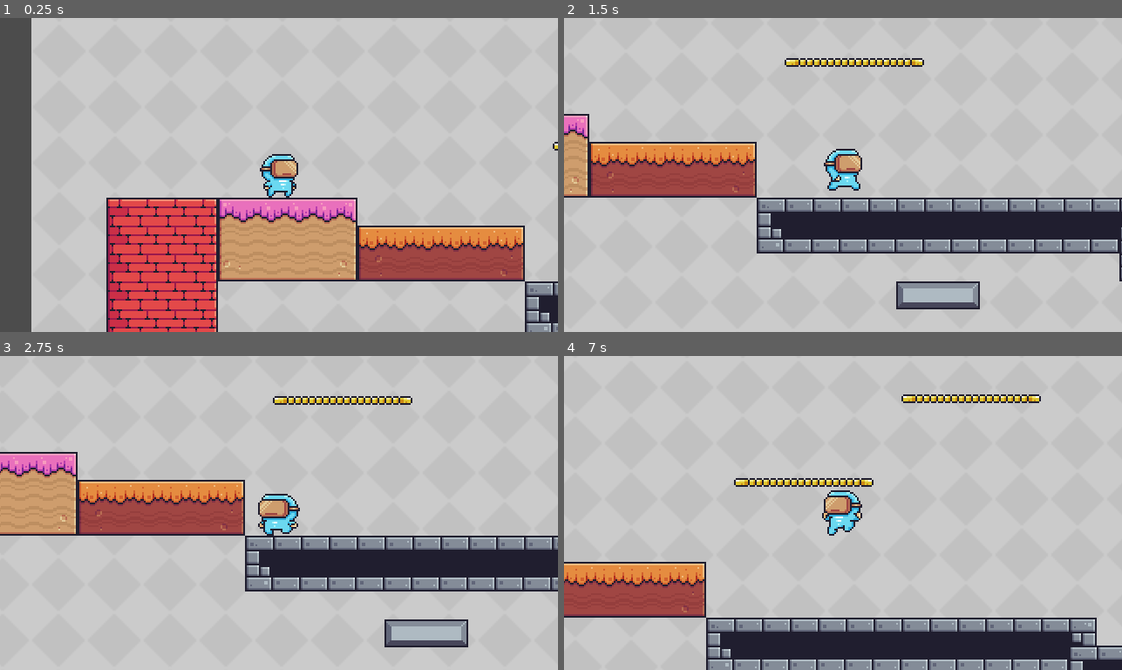
Above: before the commit, frames 1-4 (two rows, left to right).
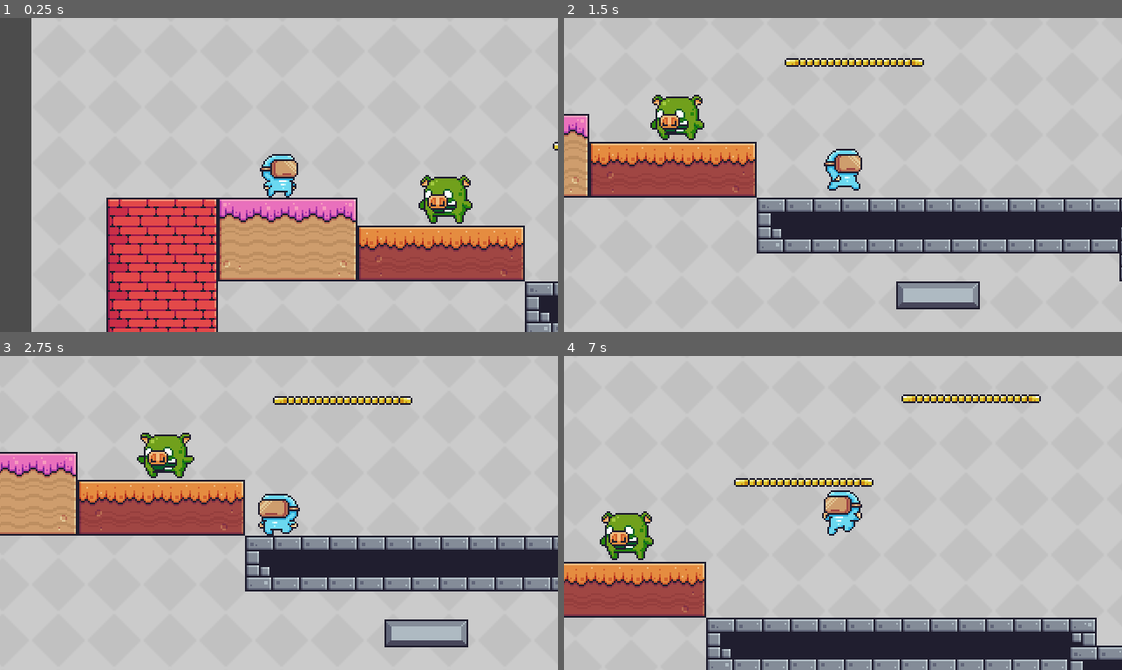
Above: after the commit, the same moments.

Repository: oucar/437-final
Game: Godot game, scene res://Levels/Level1.tscn
Same seed, same stepped clock (60 frames per second), same inputs: the game is played once before the commit and once after it.
Inputs:
- Up to frame 1 (0.25 s): no input
- Up to frame 2 (1.5 s): hold D (right) from 0.53 s (still down); tap Space (jump) at 0.77 s
- Up to frame 3 (2.75 s): tap Space (jump) at 1.52 s; release D (right) at 2.03 s; hold A (left) from 2.03 s (still down)
- Up to frame 4 (7 s): release A (left) at 2.78 s; hold D (right) 2.78-4.28 s; tap Space (jump) at 3.02, 3.77, 4.52, 6.02, 6.77 s; hold A (left) 4.28-5.03 s; hold D (right) 5.03-5.78 s; hold A (left) from 5.78 s (still down)

The runs differ from the first frame. In frame 1, 1.1% of the frame differs, in the area x 75-85%, y 50-66%; in frame 2, 1.1%; in frame 3, 1.1%; in frame 4, 1.1%.
Error after the commit: Invalid get index 'gravity' (on base: 'Node (GameSettings.gd)'). (res://Characters/Enemies/AngryPig.gd:23)

Commit message:
Angry Pig initial settings

Diff:
--- /dev/null
+++ b/Characters/Enemies/AngryPig.gd
@@ -0,0 +1,47 @@
+extends KinematicBody2D
+
+# Waypoints
+export(Array, NodePath) var waypoints
+export(float) var MOVE_SPEED = 200
+export(float) var RUN_SPEED = 300
+export(int) var STARTING_WAYPOINT = 0
+export(float) var WAYPOINT_ARRIVED_DISTANCE = 10
+
+var waypoint_index = 0 setget set_waypoint_index
+var waypoint_position
+var velocity = Vector2.ZERO
+
+# function that runs when game starts
+func _ready():
+	self.waypoint_index = STARTING_WAYPOINT
+
+func _physics_process(delta):
+	var direction = self.position.direction_to(waypoint_position)
+	var direction_horizontal = abs(self.position.x) - abs(waypoint_position.x)
+
+	if(direction_horizontal >= WAYPOINT_ARRIVED_DISTANCE):
+		velocity = Vector2(
+			# 200, -200 or 0
+			MOVE_SPEED * sign(direction.x),
+			min(velocity.y + GameSettings.gravity, GameSettings.terminal_velocity)
+		)
+
+		move_and_slide(velocity, Vector2.UP)
+
+	else:
+		# current amount of waypoints
+		var num_waypoints = waypoints.size()
+
+		# loop through the waypoints array until we get to the starting point
+		if(waypoint_index < num_waypoints-1):
+			self.waypoint_index += 1
+
+		else:
+			self.waypoint_index = 0
+
+
+
+# SET WAYPOINTS
+func set_waypoint_index(value):
+	waypoint_index = value
+	waypoint_position = get_node(waypoints[value]).position
--- a/Characters/Enemies/AngryPig.tscn
+++ b/Characters/Enemies/AngryPig.tscn
@@ -1,243 +1,197 @@
-[gd_scene load_steps=54 format=2]
+[gd_scene load_steps=55 format=2]
 
 [ext_resource path="res://Assets/Enemies/AngryPig/Walk (36x30).png" type="Texture" id=1]
 [ext_resource path="res://Assets/Enemies/AngryPig/Idle (36x30).png" type="Texture" id=2]
 [ext_resource path="res://Assets/Enemies/AngryPig/Run (36x30).png" type="Texture" id=3]
 [ext_resource path="res://Assets/Enemies/AngryPig/Hit 2 (36x30).png" type="Texture" id=4]
 [ext_resource path="res://Assets/Enemies/AngryPig/Hit 1 (36x30).png" type="Texture" id=5]
+[ext_resource path="res://Characters/Enemies/AngryPig.gd" type="Script" id=6]
 
 [sub_resource type="AtlasTexture" id=1]
-flags = 4
 atlas = ExtResource( 1 )
 region = Rect2( 0, 0, 36, 30 )
 
 [sub_resource type="AtlasTexture" id=2]
-flags = 4
 atlas = ExtResource( 1 )
 region = Rect2( 36, 0, 36, 30 )
 
 [sub_resource type="AtlasTexture" id=3]
-flags = 4
 atlas = ExtResource( 1 )
 region = Rect2( 72, 0, 36, 30 )
 
 [sub_resource type="AtlasTexture" id=4]
-flags = 4
 atlas = ExtResource( 1 )
 region = Rect2( 108, 0, 36, 30 )
 
 [sub_resource type="AtlasTexture" id=5]
-flags = 4
 atlas = ExtResource( 1 )
 region = Rect2( 144, 0, 36, 30 )
 
 [sub_resource type="AtlasTexture" id=6]
-flags = 4
 atlas = ExtResource( 1 )
 region = Rect2( 180, 0, 36, 30 )
 
 [sub_resource type="AtlasTexture" id=7]
-flags = 4
 atlas = ExtResource( 1 )
 region = Rect2( 216, 0, 36, 30 )
 
 [sub_resource type="AtlasTexture" id=8]
-flags = 4
 atlas = ExtResource( 1 )
 region = Rect2( 252, 0, 36, 30 )
 
 [sub_resource type="AtlasTexture" id=9]
-flags = 4
 atlas = ExtResource( 1 )
 region = Rect2( 288, 0, 36, 30 )
 
 [sub_resource type="AtlasTexture" id=10]
-flags = 4
 atlas = ExtResource( 1 )
 region = Rect2( 324, 0, 36, 30 )
 
 [sub_resource type="AtlasTexture" id=11]
-flags = 4
 atlas = ExtResource( 1 )
 region = Rect2( 360, 0, 36, 30 )
 
 [sub_resource type="AtlasTexture" id=12]
-flags = 4
 atlas = ExtResource( 1 )
 region = Rect2( 396, 0, 36, 30 )
 
 [sub_resource type="AtlasTexture" id=13]
-flags = 4
 atlas = ExtResource( 1 )
 region = Rect2( 432, 0, 36, 30 )
 
 [sub_resource type="AtlasTexture" id=14]
-flags = 4
 atlas = ExtResource( 1 )
 region = Rect2( 468, 0, 36, 30 )
 
 [sub_resource type="AtlasTexture" id=15]
-flags = 4
 atlas = ExtResource( 1 )
 region = Rect2( 504, 0, 36, 30 )
 
 [sub_resource type="AtlasTexture" id=16]
-flags = 4
 atlas = ExtResource( 1 )
 region = Rect2( 540, 0, 36, 30 )
 
 [sub_resource type="AtlasTexture" id=17]
-flags = 4
 atlas = ExtResource( 4 )
 region = Rect2( 0, 0, 36, 30 )
 
 [sub_resource type="AtlasTexture" id=18]
-flags = 4
 atlas = ExtResource( 4 )
 region = Rect2( 36, 0, 36, 30 )
 
 [sub_resource type="AtlasTexture" id=19]
-flags = 4
 atlas = ExtResource( 4 )
 region = Rect2( 72, 0, 36, 30 )
 
 [sub_resource type="AtlasTexture" id=20]
-flags = 4
 atlas = ExtResource( 4 )
 region = Rect2( 108, 0, 36, 30 )
 
 [sub_resource type="AtlasTexture" id=21]
-flags = 4
 atlas = ExtResource( 4 )
 region = Rect2( 144, 0, 36, 30 )
 
 [sub_resource type="AtlasTexture" id=22]
-flags = 4
 atlas = ExtResource( 2 )
 region = Rect2( 0, 0, 36, 30 )
 
 [sub_resource type="AtlasTexture" id=23]
-flags = 4
 atlas = ExtResource( 2 )
 region = Rect2( 36, 0, 36, 30 )
 
 [sub_resource type="AtlasTexture" id=24]
-flags = 4
 atlas = ExtResource( 2 )
 region = Rect2( 72, 0, 36, 30 )
 
 [sub_resource type="AtlasTexture" id=25]
-flags = 4
 atlas = ExtResource( 2 )
 region = Rect2( 108, 0, 36, 30 )
 
 [sub_resource type="AtlasTexture" id=26]
-flags = 4
 atlas = ExtResource( 2 )
 region = Rect2( 144, 0, 36, 30 )
 
 [sub_resource type="AtlasTexture" id=27]
-flags = 4
 atlas = ExtResource( 2 )
 region = Rect2( 180, 0, 36, 30 )
 
 [sub_resource type="AtlasTexture" id=28]
-flags = 4
 atlas = ExtResource( 2 )
 region = Rect2( 216, 0, 36, 30 )
 
 [sub_resource type="AtlasTexture" id=29]
-flags = 4
 atlas = ExtResource( 2 )
 region = Rect2( 252, 0, 36, 30 )
 
 [sub_resource type="AtlasTexture" id=30]
-flags = 4
 atlas = ExtResource( 2 )
 region = Rect2( 288, 0, 36, 30 )
 
 [sub_resource type="AtlasTexture" id=31]
-flags = 4
 atlas = ExtResource( 3 )
 region = Rect2( 0, 0, 36, 30 )
 
 [sub_resource type="AtlasTexture" id=32]
-flags = 4
 atlas = ExtResource( 3 )
 region = Rect2( 36, 0, 36, 30 )
 
 [sub_resource type="AtlasTexture" id=33]
-flags = 4
 atlas = ExtResource( 3 )
 region = Rect2( 72, 0, 36, 30 )
 
 [sub_resource type="AtlasTexture" id=34]
-flags = 4
 atlas = ExtResource( 3 )
 region = Rect2( 108, 0, 36, 30 )
 
 [sub_resource type="AtlasTexture" id=35]
-flags = 4
 atlas = ExtResource( 3 )
 region = Rect2( 144, 0, 36, 30 )
 
 [sub_resource type="AtlasTexture" id=36]
-flags = 4
 atlas = ExtResource( 3 )
 region = Rect2( 180, 0, 36, 30 )
 
 [sub_resource type="AtlasTexture" id=37]
-flags = 4
 atlas = ExtResource( 3 )
 region = Rect2( 216, 0, 36, 30 )
 
 [sub_resource type="AtlasTexture" id=38]
-flags = 4
 atlas = ExtResource( 3 )
 region = Rect2( 252, 0, 36, 30 )
 
 [sub_resource type="AtlasTexture" id=39]
-flags = 4
 atlas = ExtResource( 3 )
 region = Rect2( 288, 0, 36, 30 )
 
 [sub_resource type="AtlasTexture" id=40]
-flags = 4
 atlas = ExtResource( 3 )
 region = Rect2( 324, 0, 36, 30 )
 
 [sub_resource type="AtlasTexture" id=41]
-flags = 4
 atlas = ExtResource( 3 )
 region = Rect2( 360, 0, 36, 30 )
 
 [sub_resource type="AtlasTexture" id=42]
-flags = 4
 atlas = ExtResource( 3 )
 region = Rect2( 396, 0, 36, 30 )
 
 [sub_resource type="AtlasTexture" id=43]
-flags = 4
 atlas = ExtResource( 5 )
 region = Rect2( 0, 0, 36, 30 )
 
 [sub_resource type="AtlasTexture" id=44]
-flags = 4
 atlas = ExtResource( 5 )
 region = Rect2( 36, 0, 36, 30 )
 
 [sub_resource type="AtlasTexture" id=45]
-flags = 4
 atlas = ExtResource( 5 )
 region = Rect2( 72, 0, 36, 30 )
 
 [sub_resource type="AtlasTexture" id=46]
-flags = 4
 atlas = ExtResource( 5 )
 region = Rect2( 108, 0, 36, 30 )
 
 [sub_resource type="AtlasTexture" id=47]
-flags = 4
 atlas = ExtResource( 5 )
 region = Rect2( 144, 0, 36, 30 )
 
@@ -270,9 +224,9 @@
 } ]
 
 [node name="AngryPig" type="KinematicBody2D"]
+script = ExtResource( 6 )
 
 [node name="AnimatedSprite" type="AnimatedSprite" parent="."]
 frames = SubResource( 48 )
-animation = "hit1"
-frame = 1
+animation = "idle"
 playing = true
--- a/Levels/Level1.tscn
+++ b/Levels/Level1.tscn
@@ -1,8 +1,9 @@
-[gd_scene load_steps=4 format=2]
+[gd_scene load_steps=5 format=2]
 
 [ext_resource path="res://Assets/Background/Gray.png" type="Texture" id=1]
 [ext_resource path="res://Levels/Tileset.tres" type="TileSet" id=2]
 [ext_resource path="res://Characters/Player.tscn" type="PackedScene" id=3]
+[ext_resource path="res://Characters/Enemies/AngryPig.tscn" type="PackedScene" id=4]
 
 [node name="Level1" type="Node2D"]
 
@@ -26,6 +27,36 @@
 remote_path = NodePath("../../Camera2D")
 
 [node name="Camera2D" type="Camera2D" parent="."]
-position = Vector2( 132, -165 )
+position = Vector2( 133, -166 )
 current = true
 smoothing_speed = 30.0
+
+[node name="AngryPig" parent="." instance=ExtResource( 4 )]
+position = Vector2( 228, -144 )
+waypoints = [ NodePath("../Waypoints/Waypoint1"), NodePath("../Waypoints/Waypoint2") ]
+
+[node name="Waypoints" type="Node2D" parent="."]
+
+[node name="Waypoint1" type="Position2D" parent="Waypoints"]
+position = Vector2( 182, -136 )
+
+[node name="Waypoint7" type="Position2D" parent="Waypoints"]
+position = Vector2( -17, 30 )
+
+[node name="Waypoint6" type="Position2D" parent="Waypoints"]
+position = Vector2( -24, 34 )
+
+[node name="Waypoint3" type="Position2D" parent="Waypoints"]
+position = Vector2( 291, -108 )
+
+[node name="Waypoint4" type="Position2D" parent="Waypoints"]
+position = Vector2( -37, -21 )
+
+[node name="Waypoint5" type="Position2D" parent="Waypoints"]
+position = Vector2( -45, 28 )
+
+[node name="Waypoint8" type="Position2D" parent="Waypoints"]
+position = Vector2( -20, 1 )
+
+[node name="Waypoint2" type="Position2D" parent="Waypoints"]
+position = Vector2( 270, -136 )
